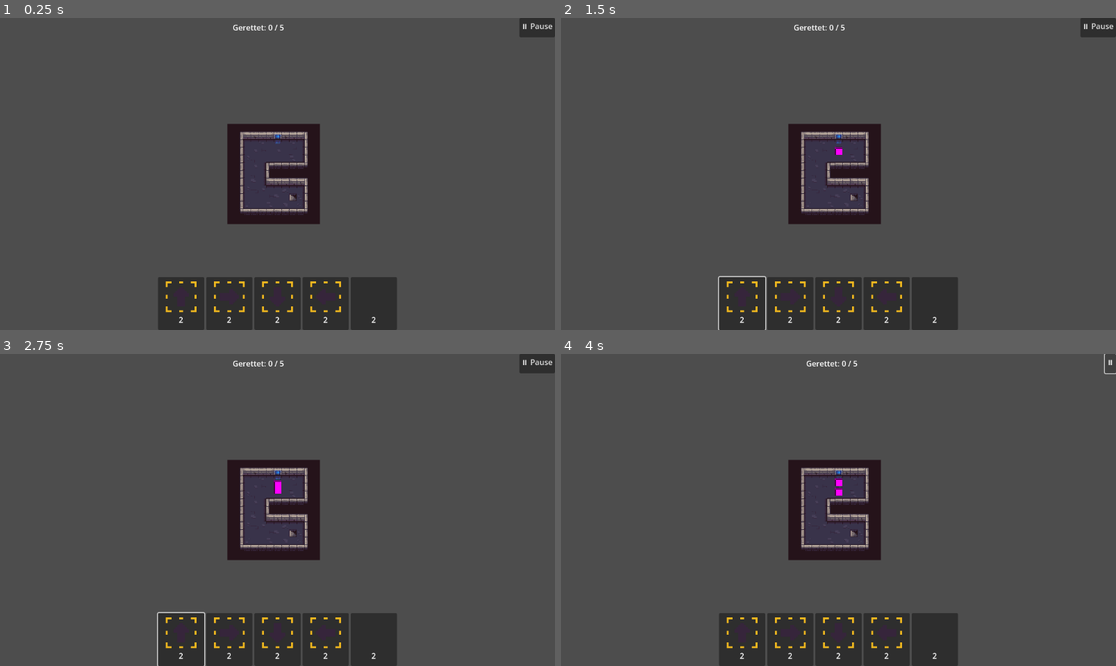
Above: before the commit, frames 1-4 (two rows, left to right).
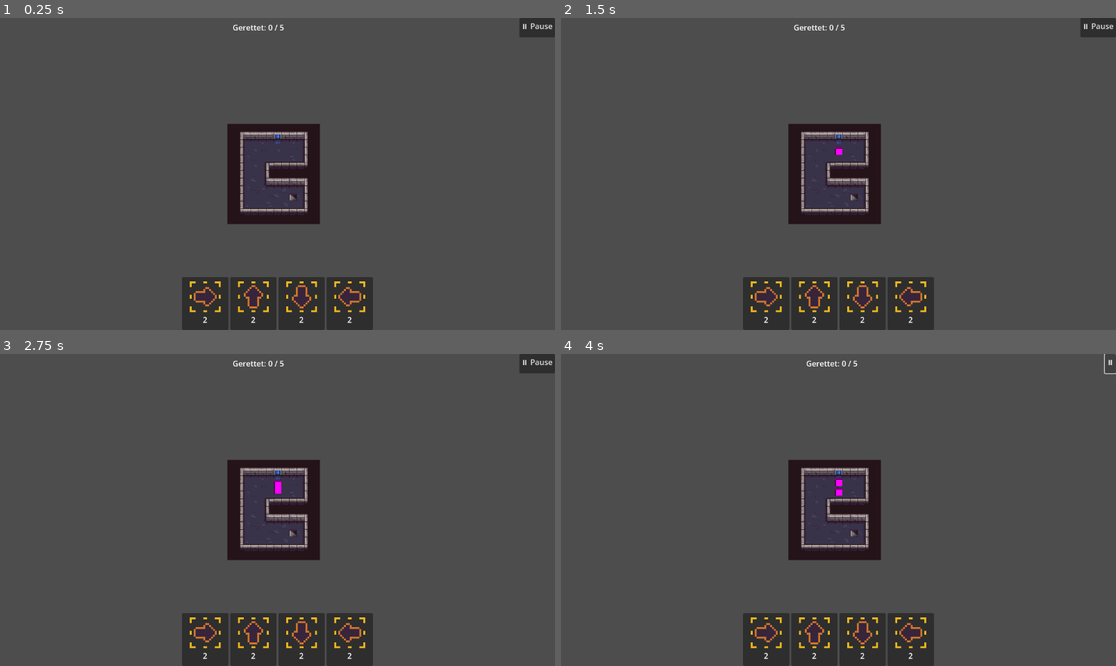
Above: after the commit, the same moments.

Repository: nico-hahn/freezelings
Game: Godot game, scene res://scenes/game/game.tscn
Two runs of this game, one before a commit and one after it. Both use one fixed random seed, a clock stepped at 60 frames per second and the inputs below.
Inputs (mouse positions are in pixels of both pictures, inside the frame that each line leads up to):
- Up to frame 1 (0.25 s): no input
- Up to frame 2 (1.5 s): click (744, 305) at 0.52 s; click (744, 305) at 1.27 s
- Up to frame 3 (2.75 s): click (183, 641) at 2.02 s
- Up to frame 4 (4 s): click "⏸ Pause" at 2.75 s; click "▶" at 3.5 s

The runs differ from the first frame. In frame 1, 2.5% of the frame differs, in the area x 28-72%, y 83-100%; in frame 2, 2.6%, in the area x 28-72%, y 82-100%; in frame 3, 2.6%; in frame 4, 2.5%.

Commit message:
change texture of arrows

Diff:
--- a/scenes/levels/level_01.tscn
+++ b/scenes/levels/level_01.tscn
@@ -1,23 +1,23 @@
-[gd_scene load_steps=3 format=4 uid="uid://bvxf1r38n7itk"]
+[gd_scene load_steps=2 format=4 uid="uid://bvxf1r38n7itk"]
 
 [ext_resource type="PackedScene" path="res://scenes/levels/level_base.tscn" id="1_base"]
-[ext_resource type="TileSet" uid="uid://brea3fpq2hhp1" path="res://resources/tilesets/dungeon_tiles.tres" id="2_ts"]
 
 [node name="Level01" instance=ExtResource("1_base")]
 total_lemmings = 5
 required_saved = 3
 start_direction = 2
-starting_inventory = {"direction_arrow_north": 2, "direction_arrow_east": 2, "direction_arrow_south": 2, "direction_arrow_west": 2, "blocker": 2}
+starting_inventory = {
+"direction_arrow_east": 2,
+"direction_arrow_north": 2,
+"direction_arrow_south": 2,
+"direction_arrow_west": 2
+}
 
-[node name="Ground" parent="." index="0"]
-texture_filter = 1
+[node name="Ground" parent="." index="1"]
 tile_map_data = PackedByteArray("AAACAAEAAAACAAEAAAADAAEAAAAHAAIAAAABAAEAAAABAAEAAAABAAIAAAABAAIAAAABAAMAAAAGAAMAAAABAA …(2400 unchanged characters)…
-tile_set = ExtResource("2_ts")
 
-[node name="Walls" parent="." index="1"]
-texture_filter = 1
+[node name="Walls" parent="." index="2"]
 tile_map_data = PackedByteArray("AAABAAAAAAABAAAAAAACAAAAAAACAAAAAAADAAAAAAADAAAAAAAEAAAAAAAEAAAAAAAFAAAAAAAFAAUAAAAGAA …(688 unchanged characters)…
-tile_set = ExtResource("2_ts")
 
 [node name="EntryPoint" parent="Markers" index="0"]
 position = Vector2(88, 24)
Binary file changed: assets/direction_arrows.png
